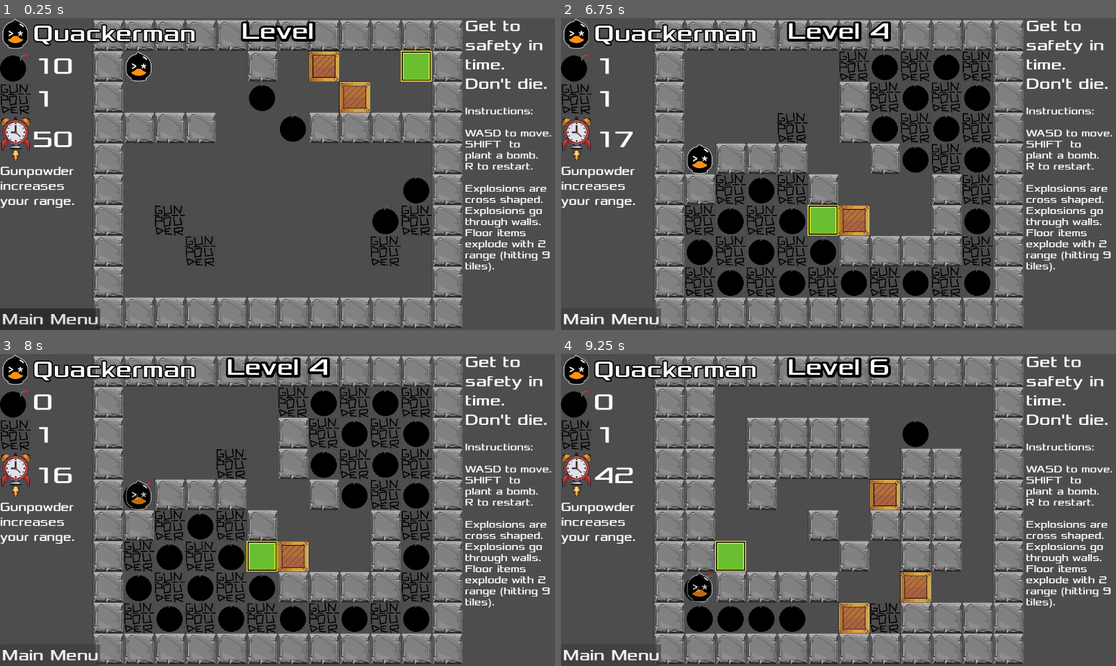
Above: before the commit, frames 1-4 (two rows, left to right).
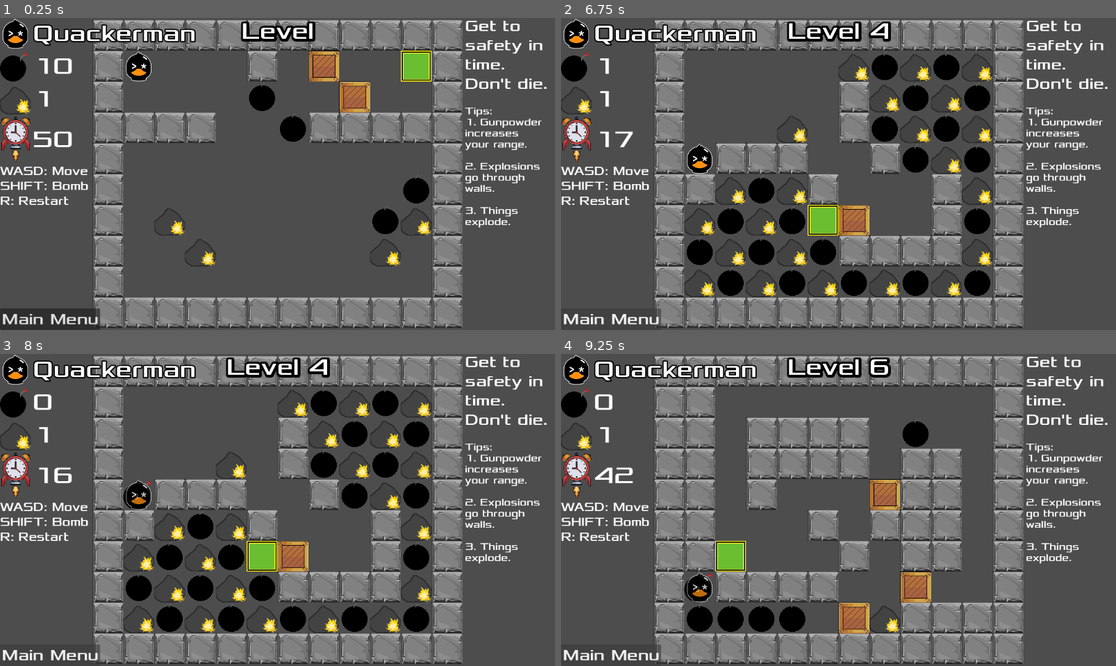
Above: after the commit, the same moments.

Repository: LuBolin/Quackerman
Game: Godot game, scene res://Levels/DummyLevel.tscn
Same seed, same stepped clock (60 frames per second), same inputs: the game is played once before the commit and once after it. This scene is started directly instead of the project's main scene.
Inputs:
- Up to frame 1 (0.25 s): no input
- Up to frame 2 (6.75 s): tap Enter at 0.5 s; hold W (up) 0.53-1.25 s; tap Shift (plant) at 0.6, 2.1, 3.05, 3.8, 4.55, 5.3 s; click "Main Menu" at 1.25 s; hold W (up) 2.03-2.78 s; hold A (left) 2.78-4.28 s; tap 0 at 2.85 s; tap 1 at 3.6 s; tap R (restart) at 4.25, 4.9 s; hold S (down) 4.28-5.03 s; tap 2 at 4.35 s; hold D (right) 5.03-5.75 s; tap 3 at 5.1 s; click "Main Menu" at 5.75 s; hold W (up) from 6.53 s (still down); tap 4 at 6.6 s
- Up to frame 3 (8 s): tap Shift (plant) at 6.8, 7.55 s; tap R (restart) at 7.25 s; release W (up) at 7.28 s; hold D (right) from 7.28 s (still down); tap 5 at 7.35 s
- Up to frame 4 (9.25 s): release D (right) at 8 s; click "Main Menu" at 8 s; hold D (right) from 8.78 s (still down); tap 6 at 8.85 s; tap Shift (plant) at 9.05 s

The runs differ from the first frame. In frame 1, 4.1% of the frame differs, in the area x 0-100%, y 21-82%; in frame 2, 8.3%, in the area x 0-100%, y 10-90%; in frame 3, 8.3%; in frame 4, 3.4%.

Commit message:
Updated gunpowder texture. Simplified side-bar rules.

Diff:
--- a/Objects/HUD.tscn
+++ b/Objects/HUD.tscn
@@ -90,13 +90,13 @@
 text = "9
 "
 
-[node name="PowerupInfo" type="Label" parent="Stats"]
+[node name="Controls" type="Label" parent="Stats"]
 layout_mode = 2
 theme_override_fonts/font = ExtResource("2_m0lhj")
 theme_override_font_sizes/font_size = 24
-text = "Gunpowder
-increases
-your range."
+text = "WASD: Move
+SHIFT: Bomb
+R: Restart"
 autowrap_mode = 3
 
 [node name="Info" type="VBoxContainer" parent="."]
@@ -116,20 +116,19 @@
 Don't die."
 autowrap_mode = 3
 
-[node name="Controls" type="RichTextLabel" parent="Info"]
+[node name="Tips" type="RichTextLabel" parent="Info"]
 layout_mode = 2
 theme_override_fonts/normal_font = ExtResource("2_m0lhj")
 theme_override_font_sizes/normal_font_size = 20
 text = "
-Instructions:
+Tips:
+1. Gunpowder
+increases
+your range.
 
-WASD to move.
-SHIFT  to plant a bomb.
-R to restart.
+2. Explosions go through walls.
 
-Explosions are cross shaped.
-Explosions go through walls.
-Floor items explode with 2 range (hitting 9 tiles)."
+3. Things explode."
 fit_content = true
 
 [node name="ToMainMenu" type="Button" parent="."]
--- a/Scenes/MainScreen.tscn
+++ b/Scenes/MainScreen.tscn
@@ -7,6 +7,33 @@
 [ext_resource type="Texture2D" uid="uid://celrywoy22cl0" path="res://Resources/cursor.png" id="4_8y3bf"]
 [ext_resource type="Texture2D" uid="uid://b4grplsfyydjn" path="res://Resources/red_tick.png" id="6_tahs1"]
 [ext_resource type="AudioStream" uid="uid://hy7b7tvc3yjv" path="res://Resources/Audio/explosion.mp3" id="7_w2oh2"]
+
+[sub_resource type="Animation" id="Animation_ysx83"]
+length = 0.001
+tracks/0/type = "value"
+tracks/0/imported = false
+tracks/0/enabled = true
+tracks/0/path = NodePath(".:rotation")
+tracks/0/interp = 1
+tracks/0/loop_wrap = true
+tracks/0/keys = {
+"times": PackedFloat32Array(0),
+"transitions": PackedFloat32Array(1),
+"update": 0,
+"values": [0.0]
+}
+tracks/1/type = "value"
+tracks/1/imported = false
+tracks/1/enabled = true
+tracks/1/path = NodePath(".:position")
+tracks/1/interp = 1
+tracks/1/loop_wrap = true
+tracks/1/keys = {
+"times": PackedFloat32Array(0),
+"transitions": PackedFloat32Array(1),
+"update": 0,
+"values": [Vector2(0, 0)]
+}
 
 [sub_resource type="Animation" id="Animation_ge4pr"]
 resource_name = "init_shake"
@@ -36,33 +63,6 @@
 "values": [Vector2(0, 0), Vector2(0, 0), Vector2(0, 0), Vector2(0, 0), Vector2(0, 0), Vector2(0, 0), Vector2(0, 0)]
 }
 
-[sub_resource type="Animation" id="Animation_ysx83"]
-length = 0.001
-tracks/0/type = "value"
-tracks/0/imported = false
-tracks/0/enabled = true
-tracks/0/path = NodePath(".:rotation")
-tracks/0/interp = 1
-tracks/0/loop_wrap = true
-tracks/0/keys = {
-"times": PackedFloat32Array(0),
-"transitions": PackedFloat32Array(1),
-"update": 0,
-"values": [0.0]
-}
-tracks/1/type = "value"
-tracks/1/imported = false
-tracks/1/enabled = true
-tracks/1/path = NodePath(".:position")
-tracks/1/interp = 1
-tracks/1/loop_wrap = true
-tracks/1/keys = {
-"times": PackedFloat32Array(0),
-"transitions": PackedFloat32Array(1),
-"update": 0,
-"values": [Vector2(0, 0)]
-}
-
 [sub_resource type="AnimationLibrary" id="AnimationLibrary_5m8e3"]
 _data = {
 "RESET": SubResource("Animation_ysx83"),
--- a/project.godot
+++ b/project.godot
@@ -13,10 +13,12 @@
 config/name="BombMeOut"
 run/main_scene="res://Scenes/MainScreen.tscn"
 config/features=PackedStringArray("4.2", "GL Compatibility")
+config/icon="res://Resources/quacker.png"
 
 [autoload]
 
 Singleton="*res://Singleton.gd"
+Bgm="*res://BGM.tscn"
 
 [input]
 
Binary file added: Resources/guide_bomb.png
Not shown, added: Resources/guide_bomb.png.import
Binary file changed: Resources/gunpowder.png
